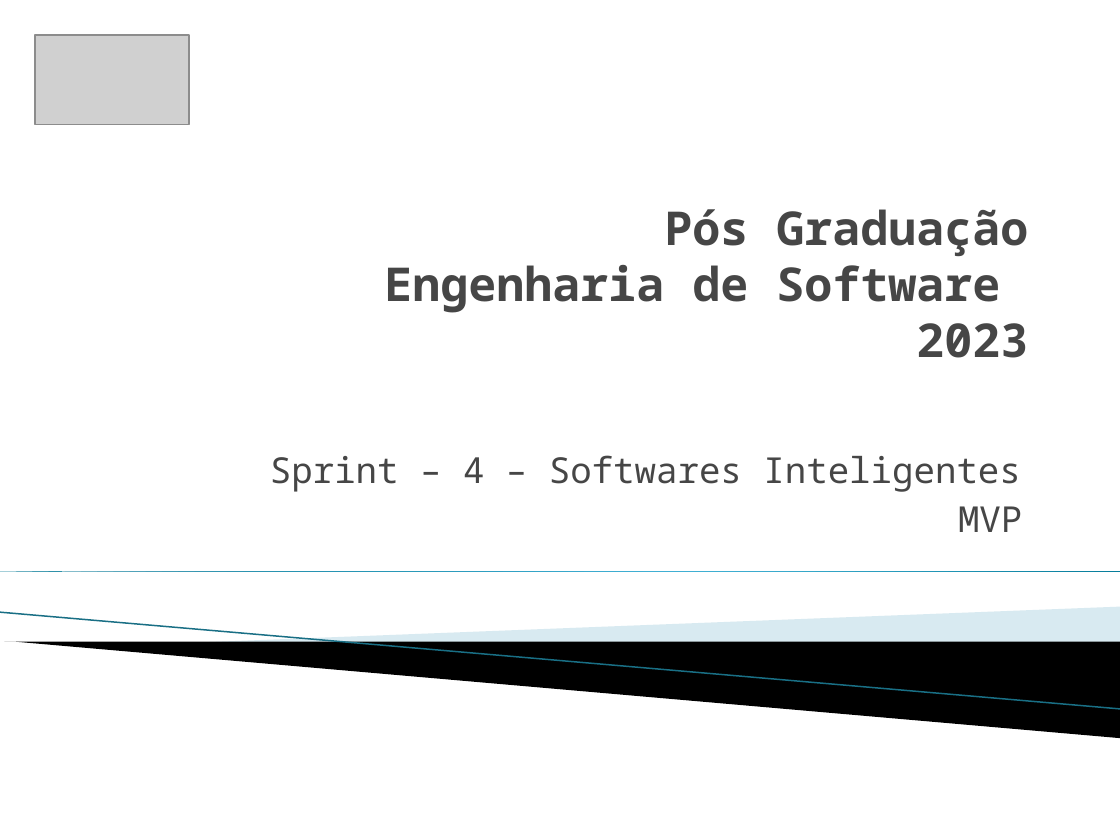
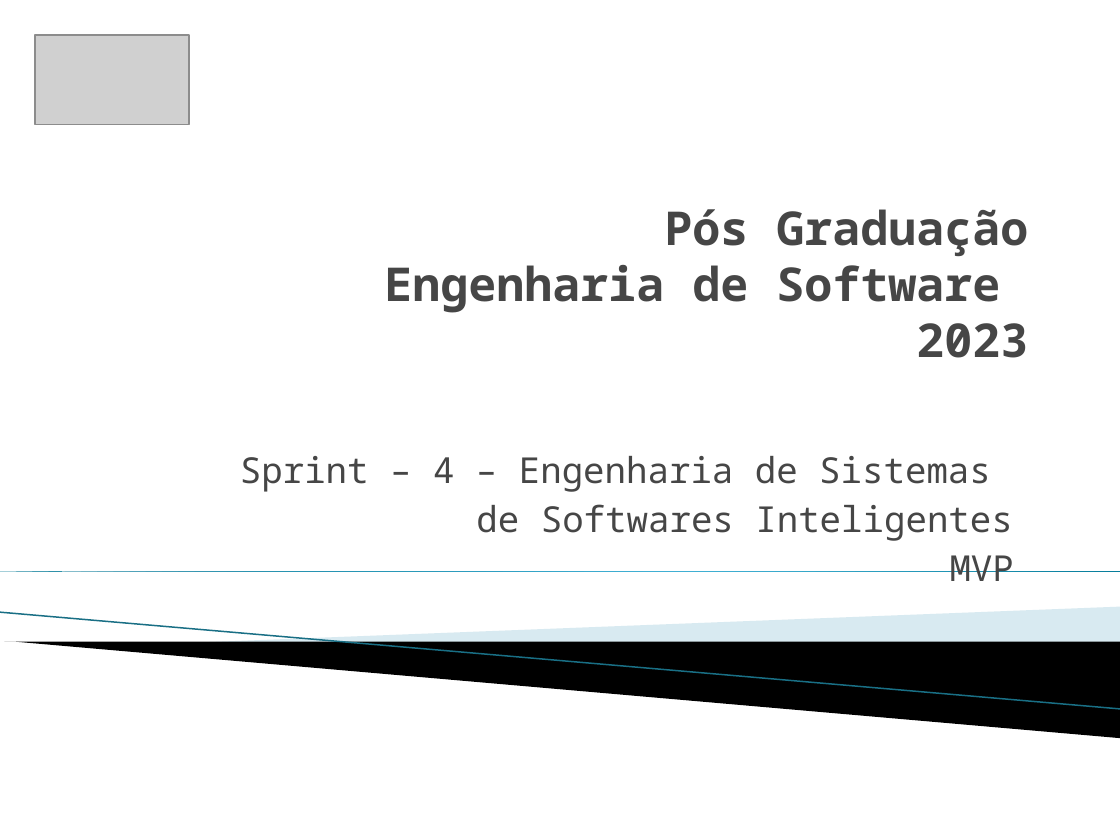
Before and after one commit to Etyonamine/puc-rio-mvp-sprint-04-front-end, a slide deck: slide 1 of documentacao/Apresentação1.pptx. Drawn at 1120x840 pixels with LibreOffice and Linux fonts; fonts in the diff are those of the drawing; grey boxes stand for pictures; background and template pictures are left out. Boxes give left, top, right and bottom in pixels: in the first picture for what was removed or moved away, otherwise in the second. Text is boxed around its words. In the diff, an @@ line names an element or a change of style, - is before the commit and + after.

```diff
--- a/documentacao/Apresentação1.pptx
+++ b/documentacao/Apresentação1.pptx
@@ subtitle "Sprint – 4 – Engenharia ...": place and size @@
-subtitle "Sprint – 4 – Engenharia ..." at bbox=[270, 455, 1022, 532]
+subtitle "Sprint – 4 – Engenharia ..." at bbox=[240, 456, 1014, 581]
@@ subtitle at bbox=[240, 456, 1012, 541]: text changed @@
-Sprint – 4 – Softwares Inteligentes
+Sprint – 4 – Engenharia de Sistemas
+de Softwares Inteligentes
```
Also in this commit, not shown: 2 other slides changed, 2 slides added, 4 slides removed, 1 other file.
